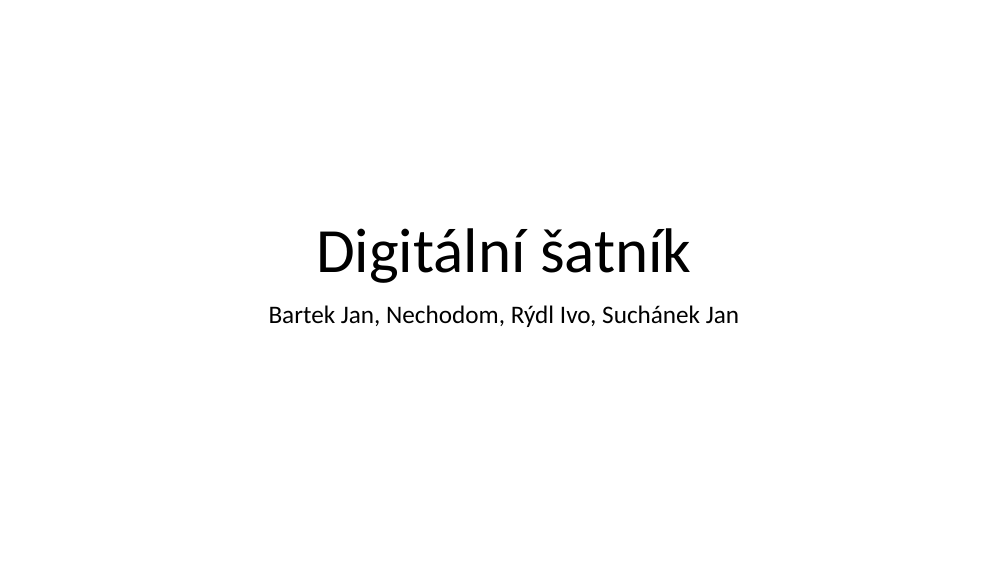
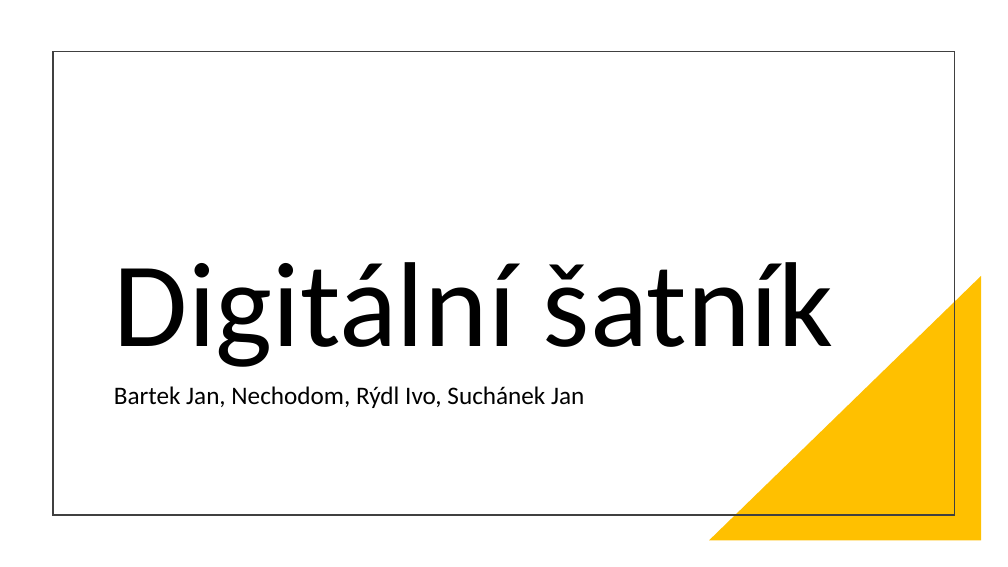
Before and after one commit to frezepush/prezentace, a slide deck: slide 1 of Digitální šatník.pptx. Drawn at 1008x567 pixels with LibreOffice and Linux fonts; fonts in the diff are those of the drawing. Boxes give left, top, right and bottom in pixels: in the first picture for what was removed or moved away, otherwise in the second. Text is boxed around its words. In the diff, an @@ line names an element or a change of style, - is before the commit and + after.

```diff
--- a/Digitální šatník.pptx
+++ b/Digitální šatník.pptx
@@ rectangle added at (x1=53, y1=51, x2=955, y2=515), outline #404040 1.5 pt @@
@@ title "Digitální šatník" moved from (x1=316, y1=228, x2=691, y2=283) to (x1=114, y1=262, x2=833, y2=367) @@
@@ title "Digitální šatník" at (x1=114, y1=262, x2=833, y2=367): size 60 to 115 pt; alignment centre to left @@
@@ right triangle added at (x1=709, y1=276, x2=982, y2=541), fill #FFC000 @@
@@ subtitle "Bartek Jan, Nechodom, Rýdl Ivo, ..." moved from (x1=269, y1=305, x2=739, y2=327) to (x1=114, y1=386, x2=584, y2=408) @@
@@ subtitle "Bartek Jan, Nechodom, Rýdl Ivo, ..." at (x1=114, y1=386, x2=584, y2=408): alignment centre to left @@
```
Also in this commit, not shown: 3 other slides changed, 1 slide added.
